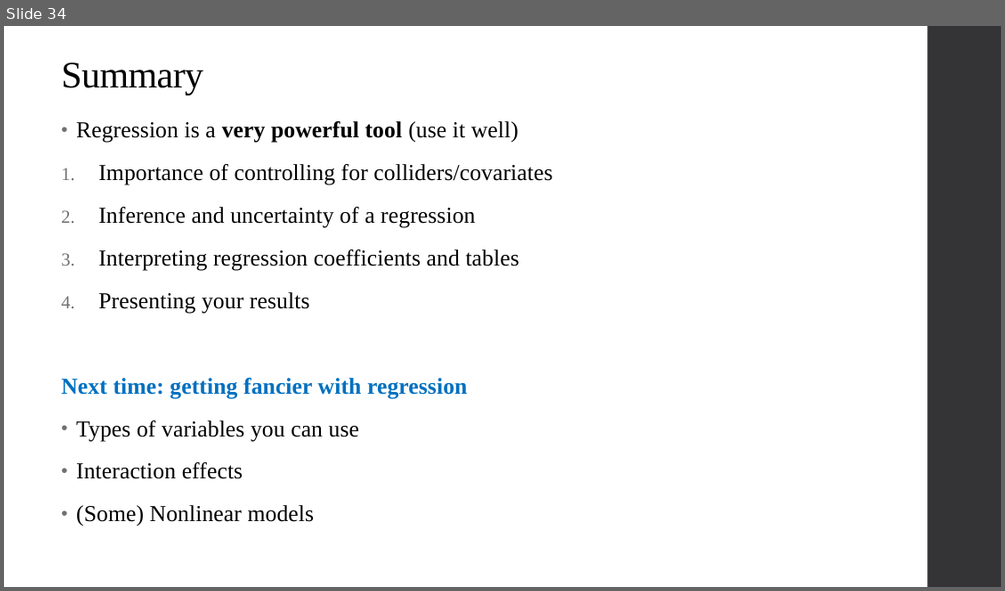
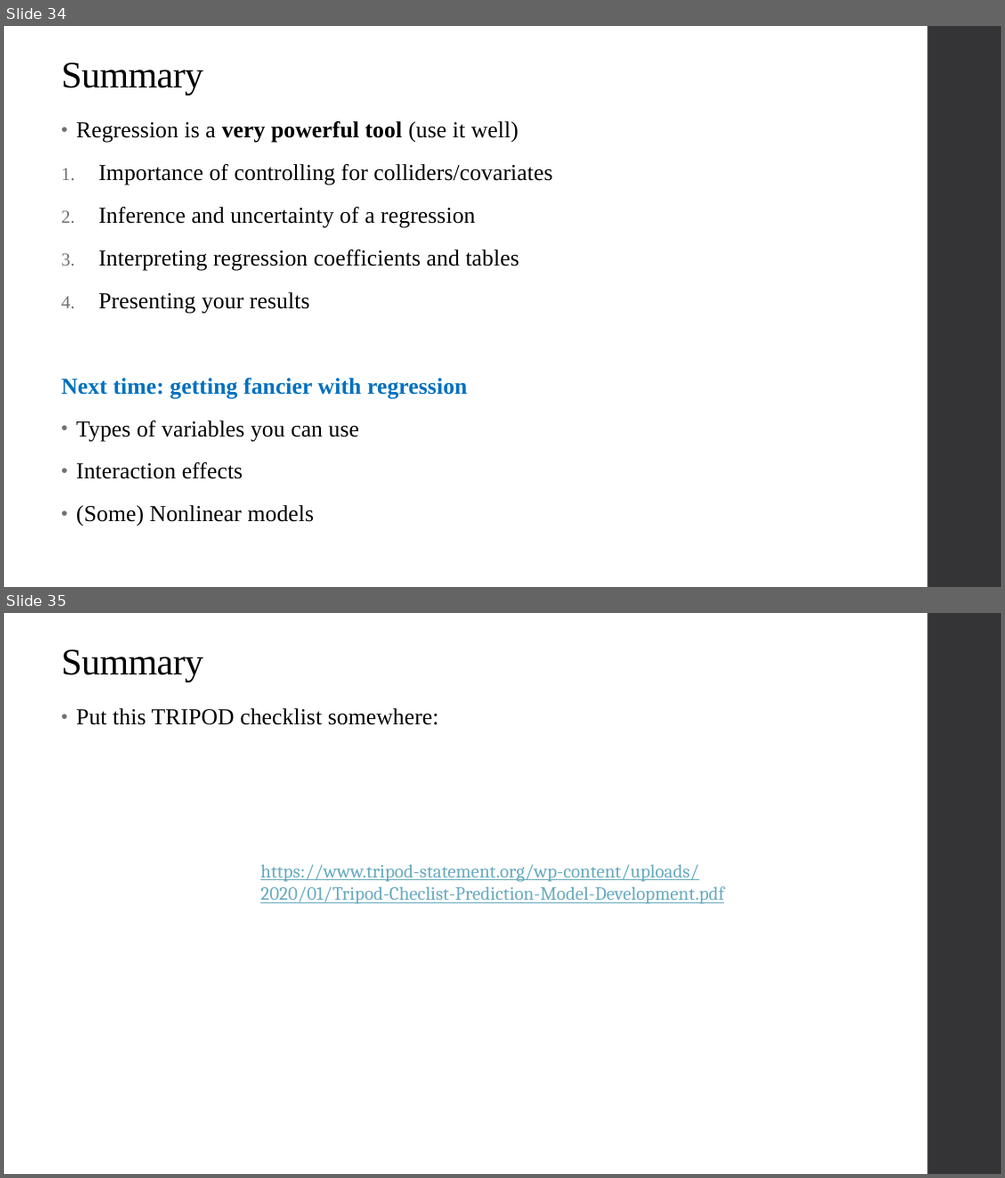
Before and after one commit to qiufei/fork-HAD5744, a slide deck: Lecture03_MultivariateOLS1/Lecture3_MultivariateOLS_2022F.pptx. Shown one above the other, each under a label of ours: slide 34 before the commit, slides 34 and 35 after it. The pictures are 1005x591 and 1005x1178 pixels, drawn with LibreOffice and Linux fonts; fonts in the diff are those of the drawing. Boxes give left, top, right and bottom in pixels: in the first picture for what was removed or moved away, otherwise in the second. Text is boxed around its words. In the diff, an @@ line names an element or a change of style, - is before the commit and + after.

```diff
--- a/Lecture03_MultivariateOLS1/Lecture3_MultivariateOLS_2022F.pptx
+++ b/Lecture03_MultivariateOLS1/Lecture3_MultivariateOLS_2022F.pptx
@@ slide 35 added at (4,613,1001,1174), background #FFFFFF; not listed: 1 template element that a slide beside it also shows @@
@@ title added at (61,649,203,682), 36 pt, text #000000 @@
+Summary
@@ text added at (76,708,439,725), 22 pt, text #000000 @@
+• Put this TRIPOD checklist somewhere:
@@ text added at (260,864,724,904), 18 pt, text #67AABF, underline @@
+https://www.tripod-statement.org/wp-content/uploads/2020/01/Tripod-Checlist-Prediction-Model-Development.pdf
```
Also in this commit, not shown: 1 slide changed, 8 other files.
